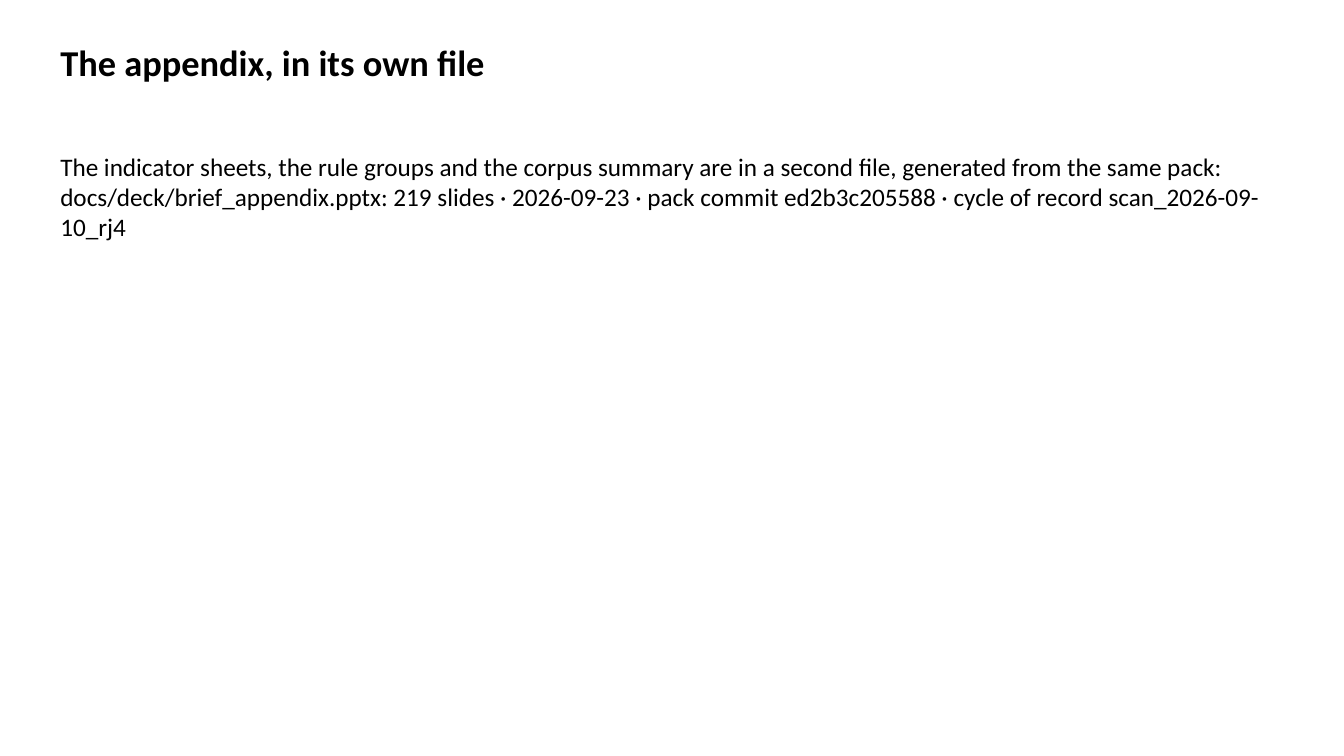
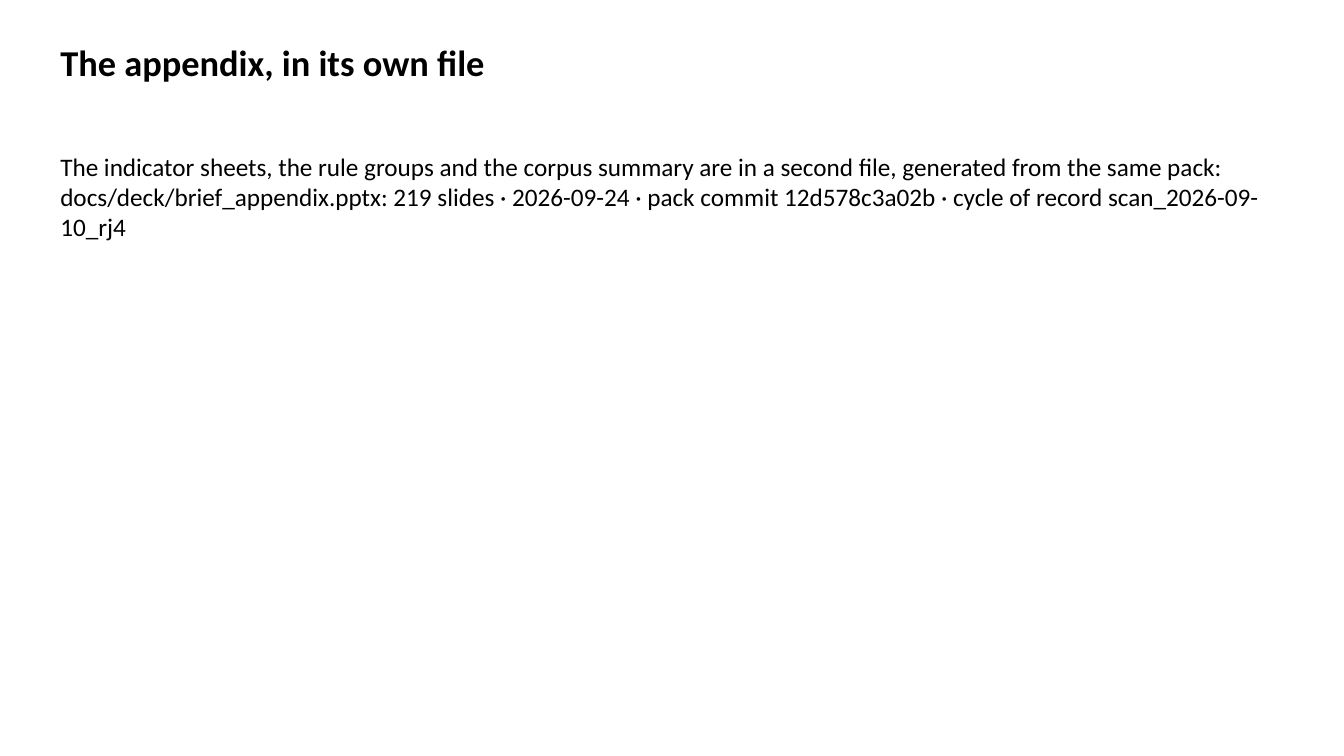
Before and after one commit to brockwebb/ai-readiness-kg, a slide deck: slide 77 of docs/deck/brief_deck.pptx. Drawn at 1344x756 pixels with LibreOffice and Linux fonts; fonts in the diff are those of the drawing. Boxes give left, top, right and bottom in pixels: in the first picture for what was removed or moved away, otherwise in the second. Text is boxed around its words. In the diff, an @@ line names an element or a change of style, - is before the commit and + after.

```diff
--- a/docs/deck/brief_deck.pptx
+++ b/docs/deck/brief_deck.pptx
@@ text at (x1=60, y1=188, x2=1258, y2=241): text changed @@
-docs/deck/brief_appendix.pptx: 219 slides · 2026-09-23 · pack commit ed2b3c205588 · cycle of record scan_2026-09-10_rj4
+docs/deck/brief_appendix.pptx: 219 slides · 2026-09-24 · pack commit 12d578c3a02b · cycle of record scan_2026-09-10_rj4
```
Also in this commit, not shown: 4 other slides changed, 5 other files.
